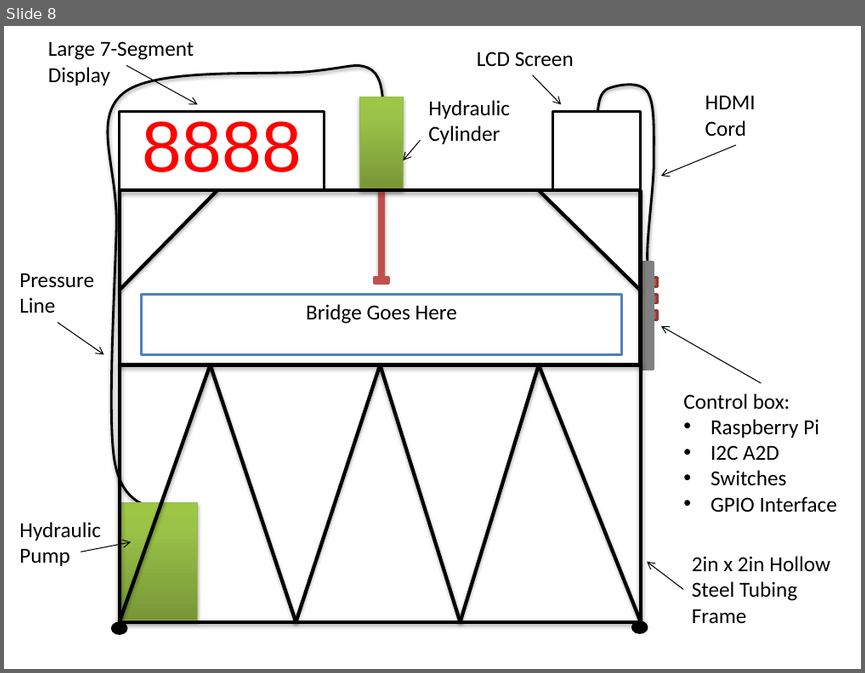
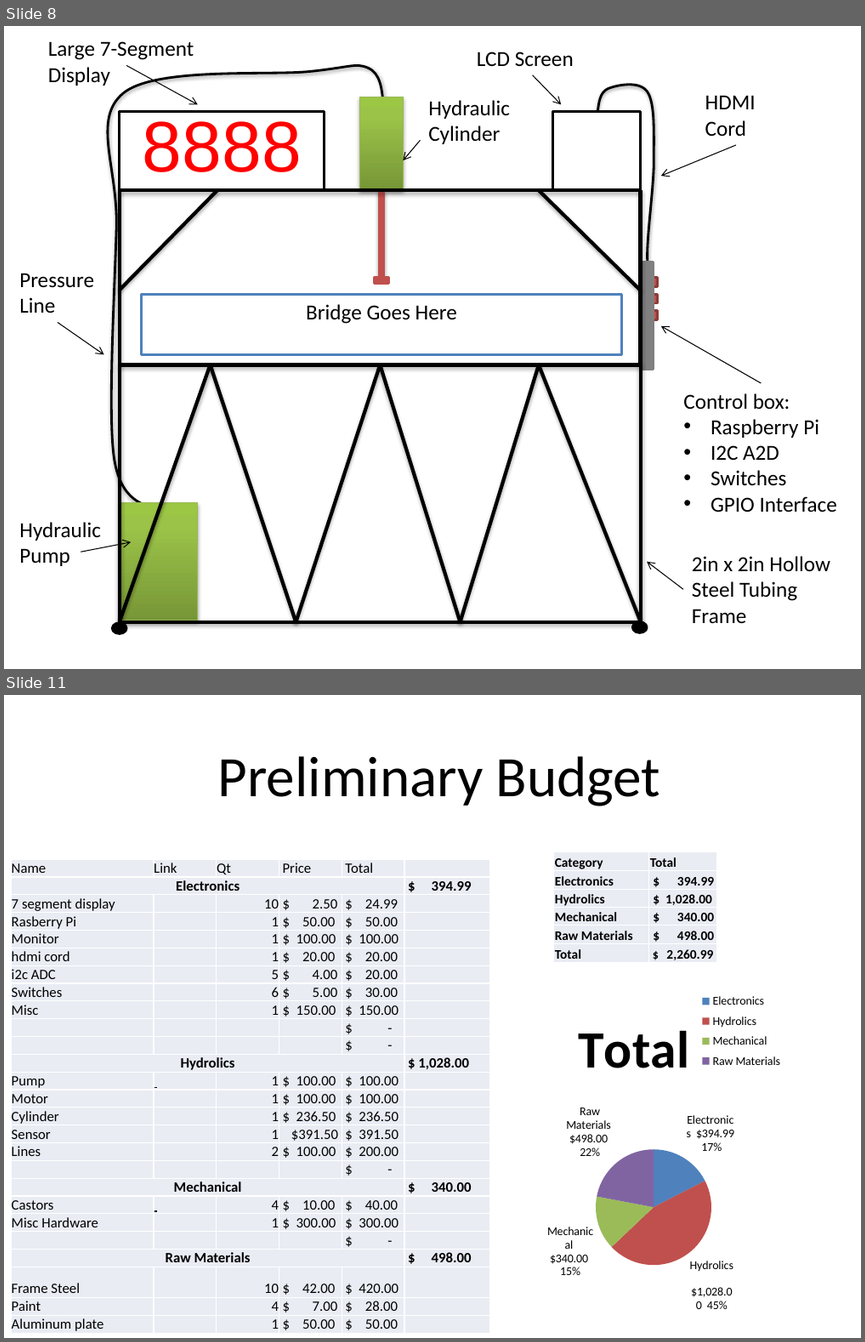
Before and after one commit to TheBengineer/Bridge-Tester, a slide deck: Presentations/December 9, 2013/final presentation.pptx. Shown one above the other, each under a label of ours: slide 8 before the commit, slides 8 and 11 after it; the slides between them are not shown. The pictures are 865x673 and 865x1342 pixels, drawn with LibreOffice and Linux fonts; fonts in the diff are those of the drawing. Boxes give left, top, right and bottom in pixels: in the first picture for what was removed or moved away, otherwise in the second. Text is boxed around its words. In the diff, an @@ line names an element or a change of style, - is before the commit and + after.

```diff
--- a/Presentations/December 9, 2013/final presentation.pptx
+++ b/Presentations/December 9, 2013/final presentation.pptx
@@ slide 11 added at [4, 695, 861, 1338], background #FFFFFF @@
@@ title added at [218, 756, 661, 806], 48 pt, text #000000 @@
+Preliminary Budget
@@ table added at [11, 860, 488, 1334], 26 rows, 6 columns @@
+Name | Link | Qt | Price | Total | 
+Electronics |  |  |  |  | $ 394.99
+7 segment display |  | 10 | $ 2.50 | $ 24.99 | 
+Rasberry Pi |  | 1 | $ 50.00 | $ 50.00 | 
+Monitor |  | 1 | $ 100.00 | $ 100.00 | 
+hdmi cord |  | 1 | $ 20.00 | $ 20.00 | 
+i2c ADC |  | 5 | $ 4.00 | $ 20.00 | 
+Switches |  | 6 | $ 5.00 | $ 30.00 | 
+Misc |  | 1 | $ 150.00 | $ 150.00 | 
+ |  |  |  | $ - | 
+ |  |  |  | $ - | 
+Hydrolics |  |  |  |  | $ 1,028.00
+Pump |  | 1 | $ 100.00 | $ 100.00 | 
+Motor |  | 1 | $ 100.00 | $ 100.00 | 
+Cylinder |  | 1 | $ 236.50 | $ 236.50 | 
+Sensor |  | 1 | $391.50 | $ 391.50 | 
+Lines |  | 2 | $ 100.00 | $ 200.00 | 
+ |  |  |  | $ - | 
+Mechanical |  |  |  |  | $ 340.00
+Castors |  | 4 | $ 10.00 | $ 40.00 | 
+Misc Hardware |  | 1 | $ 300.00 | $ 300.00 | 
+ |  |  |  | $ - | 
+Raw Materials |  |  |  |  | $ 498.00
+Frame Steel |  | 10 | $ 42.00 | $ 420.00 | 
+Paint |  | 4 | $ 7.00 | $ 28.00 | 
+Aluminum plate |  | 1 | $ 50.00 | $ 50.00 | 
@@ table added at [554, 851, 717, 1147], 6 rows, 2 columns @@
+Category | Total
+Electronics | $ 394.99
+Hydrolics | $ 1,028.00
+Mechanical | $ 340.00
+Raw Materials | $ 498.00
+Total | $ 2,260.99
@@ pie chart added at [497, 967, 861, 1338] @@
+title "Total"
+categories: Electronics, Hydrolics, Mechanical, Raw Materials
+Total: 394.99, 1028, 340, 498
```
Also in this commit, not shown: 3 slides changed, 2 other slides added, 2 slides removed, 1 other file.
